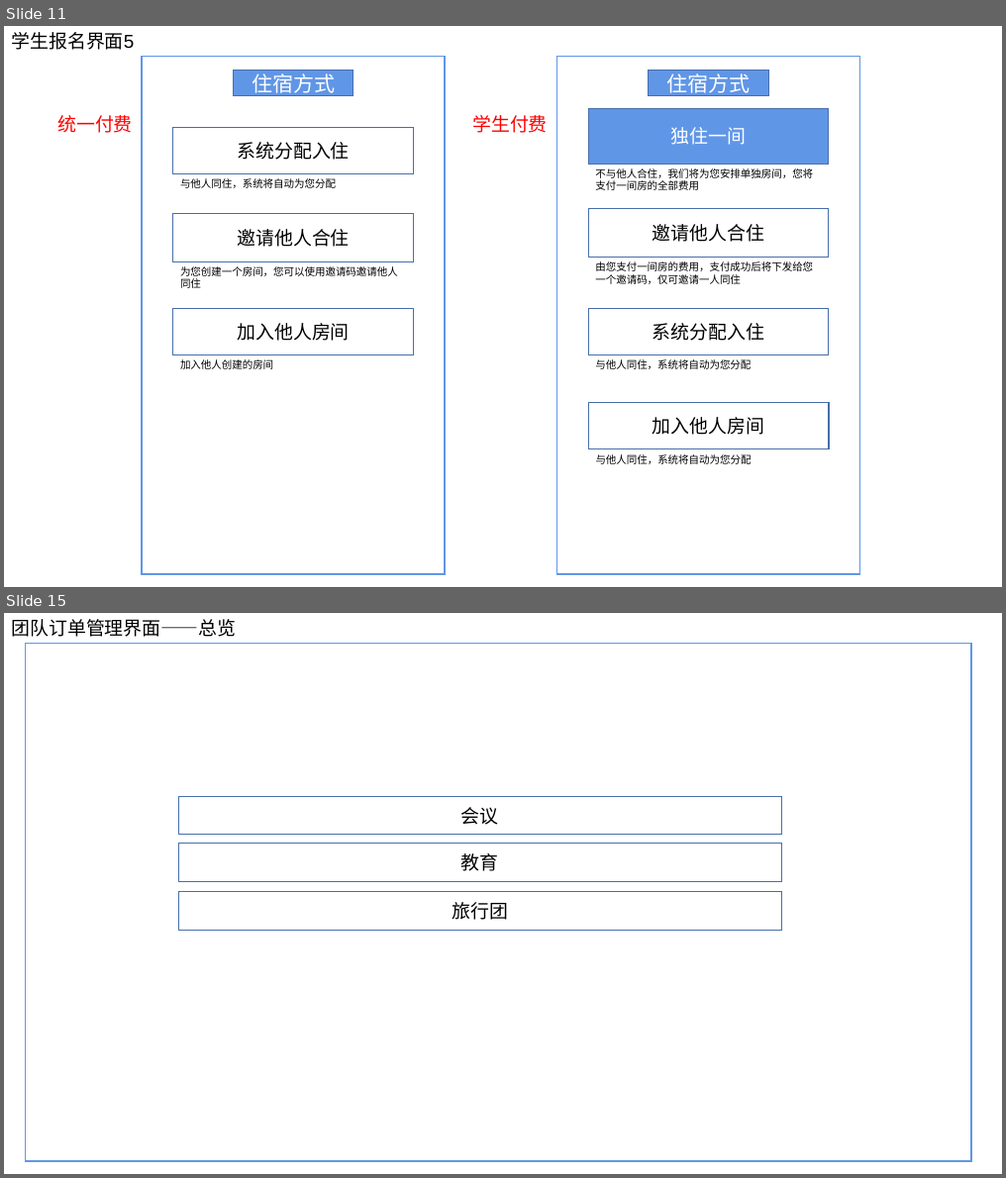
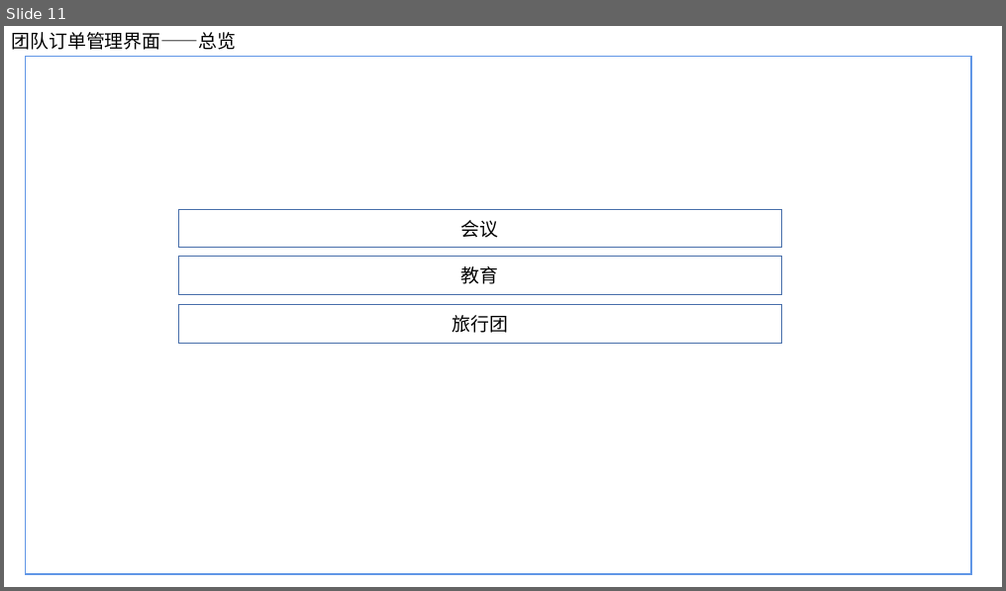
Before and after one commit to ISheenSomeOne/eTeam, a slide deck: eTeam需求界面1.pptx. Shown one above the other, each under a label of ours: slides 11 and 15 before the commit, slide 11 after it; the slides between them are not shown. The pictures are 1006x1178 and 1006x591 pixels, drawn with LibreOffice and Linux fonts; fonts in the diff are those of the drawing. Boxes give left, top, right and bottom in pixels: in the first picture for what was removed or moved away, otherwise in the second. Text is boxed around its words. In the diff, an @@ line names an element or a change of style, - is before the commit and + after.

```diff
--- a/eTeam需求界面1.pptx
+++ b/eTeam需求界面1.pptx
@@ slide 11 removed at (x1=4, y1=26, x2=1002, y2=587), background #FFFFFF @@
@@ text removed at (x1=11, y1=32, x2=134, y2=50) @@
-学生报名界面5
@@ rectangle removed at (x1=142, y1=56, x2=445, y2=574) @@
@@ rectangle removed at (x1=233, y1=71, x2=353, y2=96) @@
-住宿方式
@@ rectangle removed at (x1=557, y1=56, x2=860, y2=574) @@
@@ rectangle removed at (x1=648, y1=71, x2=769, y2=96) @@
-住宿方式
@@ rectangle removed at (x1=588, y1=108, x2=829, y2=164) @@
-独住一间
@@ text removed at (x1=57, y1=115, x2=133, y2=133) @@
-统一付费
@@ rectangle removed at (x1=173, y1=127, x2=414, y2=174) @@
-系统分配入住
@@ text removed at (x1=472, y1=115, x2=548, y2=133) @@
-学生付费
@@ text removed at (x1=595, y1=169, x2=813, y2=190) @@
-不与他人合住，我们将为您安排单独房间，您将支付一间房的全部费用
@@ text removed at (x1=180, y1=178, x2=336, y2=188) @@
-与他人同住，系统将自动为您分配
@@ rectangle removed at (x1=173, y1=213, x2=414, y2=262) @@
-邀请他人合住
@@ rectangle removed at (x1=588, y1=209, x2=829, y2=258) @@
-邀请他人合住
@@ text removed at (x1=595, y1=262, x2=813, y2=284) @@
-由您支付一间房的费用，支付成功后将下发给您一个邀请码，仅可邀请一人同住
@@ text removed at (x1=180, y1=267, x2=398, y2=288) @@
-为您创建一个房间，您可以使用邀请码邀请他人同住
@@ rectangle removed at (x1=173, y1=308, x2=414, y2=356) @@
-加入他人房间
@@ rectangle removed at (x1=588, y1=308, x2=829, y2=356) @@
-系统分配入住
@@ text removed at (x1=180, y1=360, x2=273, y2=370) @@
-加入他人创建的房间
@@ text removed at (x1=595, y1=360, x2=750, y2=370) @@
-与他人同住，系统将自动为您分配
@@ rectangle removed at (x1=589, y1=402, x2=829, y2=450) @@
-加入他人房间
@@ text removed at (x1=596, y1=455, x2=751, y2=465) @@
-与他人同住，系统将自动为您分配
@@ what was slide 15 is now slide 11 @@
```
Also in this commit, not shown: 6 slides changed, 3 other slides removed, 2 other files.
